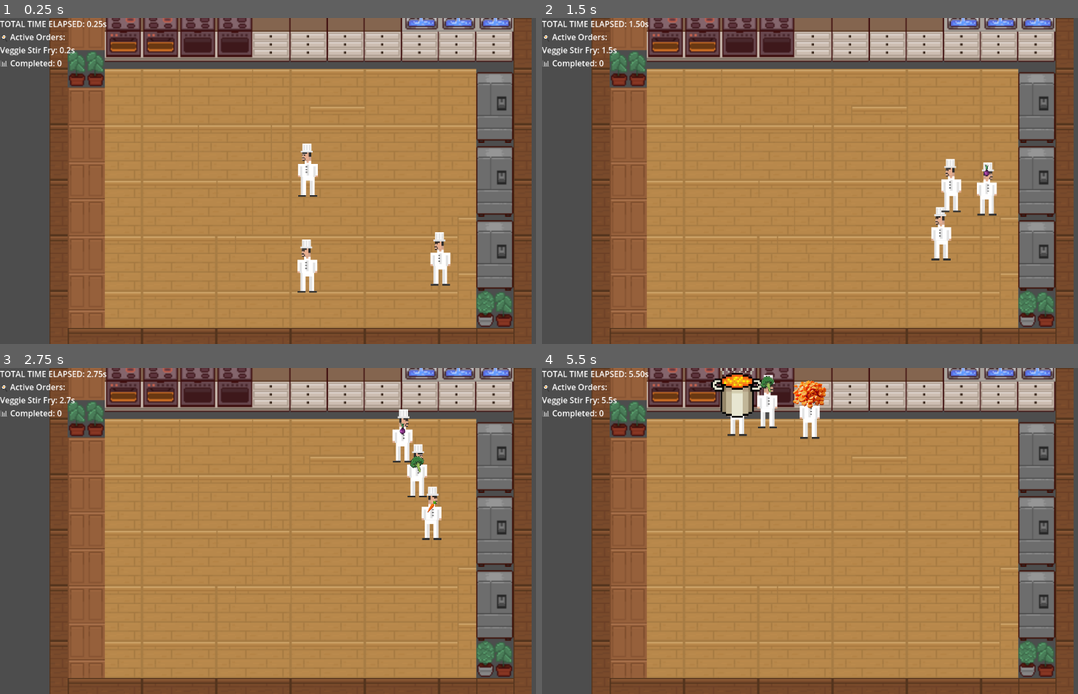
Above: before the commit, frames 1-4 (two rows, left to right).
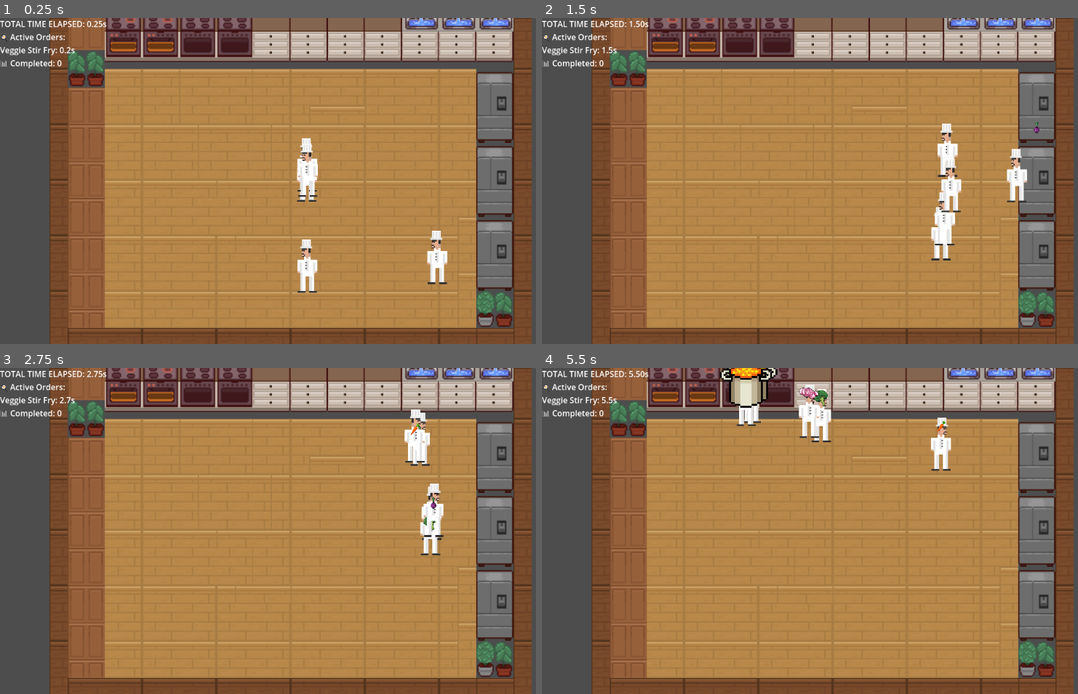
Above: after the commit, the same moments.

Repository: LazImane/OverCooked2D
Game: Godot game, scene res://scenes/game.tscn
The game is run twice, just before and just after one commit, with the same random seed, the same clock (stepped at 60 frames per second) and the same inputs.
Inputs:
- Up to frame 1 (0.25 s): no input
- Up to frame 2 (1.5 s): no input
- Up to frame 3 (2.75 s): no input
- Up to frame 4 (5.5 s): no input

The runs differ from the first frame. In frame 1, 0.6% of the frame differs, in the area x 55-85%, y 36-83%; in frame 2, 1.4%; in frame 3, 1.6%; in frame 4, 2.9%, in the area x 31-77%, y 0-32%.

Commit message:
im scared to push this to master???Better distribution of the bots and making them more multitâche

Diff:
--- a/scenes/game.tscn
+++ b/scenes/game.tscn
@@ -1626,27 +1626,88 @@
 [node name="IngredientsStation" type="Area2D" parent="." groups=["stations"]]
 position = Vector2(175, 8)
 script = ExtResource("7_ca42v")
+station_id = 1
 
 [node name="CollisionShape2D" type="CollisionShape2D" parent="IngredientsStation"]
-position = Vector2(1, -5)
+position = Vector2(1, -7)
+shape = SubResource("RectangleShape2D_eow3j")
+
+[node name="IngredientsStation2" type="Area2D" parent="." groups=["stations"]]
+position = Vector2(176, -46)
+script = ExtResource("7_ca42v")
+station_id = 2
+
+[node name="CollisionShape2D" type="CollisionShape2D" parent="IngredientsStation2"]
+position = Vector2(0, -70)
+shape = SubResource("RectangleShape2D_eow3j")
+
+[node name="IngredientsStation3" type="Area2D" parent="." groups=["stations"]]
+position = Vector2(177, 61)
+script = ExtResource("7_ca42v")
+station_id = 3
+
+[node name="CollisionShape2D" type="CollisionShape2D" parent="IngredientsStation3"]
+position = Vector2(3, 56)
 shape = SubResource("RectangleShape2D_eow3j")
 
 [node name="choppingStation" type="Area2D" parent="." groups=["stations"]]
 position = Vector2(76, -117)
 script = ExtResource("7_ca42v")
 station_type = "Chopping"
+station_id = 1
 
 [node name="CollisionShape2D" type="CollisionShape2D" parent="choppingStation"]
 position = Vector2(3, -3.75)
+shape = SubResource("RectangleShape2D_feb5d")
+
+[node name="choppingStation2" type="Area2D" parent="." groups=["stations"]]
+position = Vector2(76, -117)
+script = ExtResource("7_ca42v")
+station_type = "Chopping"
+station_id = 2
+
+[node name="CollisionShape2D" type="CollisionShape2D" parent="choppingStation2"]
+position = Vector2(-28, -4)
+shape = SubResource("RectangleShape2D_feb5d")
+
+[node name="choppingStation3" type="Area2D" parent="." groups=["stations"]]
+position = Vector2(76, -117)
+script = ExtResource("7_ca42v")
+station_type = "Chopping"
+station_id = 3
+
+[node name="CollisionShape2D" type="CollisionShape2D" parent="choppingStation3"]
+position = Vector2(-61, -4)
 shape = SubResource("RectangleShape2D_feb5d")
 
 [node name="CookingStation" type="Area2D" parent="." groups=["stations"]]
 position = Vector2(-116, -125)
 script = ExtResource("7_ca42v")
 station_type = "Cooking"
+station_id = 1
 
 [node name="CollisionShape2D" type="CollisionShape2D" parent="CookingStation"]
 position = Vector2(4, 7)
+shape = SubResource("RectangleShape2D_fc0e3")
+
+[node name="CookingStation2" type="Area2D" parent="." groups=["stations"]]
+position = Vector2(-116, -125)
+script = ExtResource("7_ca42v")
+station_type = "Cooking"
+station_id = 2
+
+[node name="CollisionShape2D" type="CollisionShape2D" parent="CookingStation2"]
+position = Vector2(37, 8)
+shape = SubResource("RectangleShape2D_fc0e3")
+
+[node name="CookingStation3" type="Area2D" parent="." groups=["stations"]]
+position = Vector2(-116, -125)
+script = ExtResource("7_ca42v")
+station_type = "Cooking"
+station_id = 3
+
+[node name="CollisionShape2D" type="CollisionShape2D" parent="CookingStation3"]
+position = Vector2(67, 7)
 shape = SubResource("RectangleShape2D_fc0e3")
 
 [node name="ServingStation" type="Area2D" parent="." groups=["stations"]]
@@ -1679,6 +1740,14 @@
 collision_layer = 4
 bot_id = 3
 
+[node name="Bot4" parent="." instance=ExtResource("10_vtaks")]
+collision_layer = 4
+bot_id = 4
+
+[node name="Bot5" parent="." instance=ExtResource("10_vtaks")]
+collision_layer = 4
+bot_id = 5
+
 [node name="CanvasLayer" type="CanvasLayer" parent="."]
 
 [node name="Label" type="Label" parent="CanvasLayer"]
--- a/scripts/Station.gd
+++ b/scripts/Station.gd
@@ -2,9 +2,10 @@
 
 @export var station_type: String = "Ingredient"
 signal station_processed(ingredient_name: String, new_status: String)
-
+var reserved_by: int = -1
 var current_item: String = ""
 @export var spawn_item_when_interacted: String = ""
+@export var station_id: int = -1
 
 # For serving station: track ingredients by recipe
 var served_ingredients: Dictionary = {}  # { recipe_id: [ingredient_nodes] }
@@ -144,6 +145,9 @@
 
 func has_ingredient() -> bool:
 	"""Check if station has any ingredients"""
+	if reserved_by != -1:
+		return true
+
 	if station_type == "Serving":
 		for recipe_ingredients in served_ingredients.values():
 			if recipe_ingredients.size() > 0:
--- a/scripts/bot.gd
+++ b/scripts/bot.gd
@@ -1,13 +1,12 @@
 extends CharacterBody2D
 # Multi-Agent Bot: Requests tasks from GameManager and processes ingredients
-
 enum Action {
 	IDLE,
 	MOVE,
 	TAKE_INGREDIENT,
 	PLACE_ITEM,
 	PROCESS_ITEM,
-	WAIT_FOR_STATION  # New state for waiting
+	WAIT_FOR_STATION
 }
 
 @export var bot_id: int = 1
@@ -15,15 +14,14 @@
 @export var accel := 800.0
 @export var stop_distance := 50.0
 @export var recipe_name: String = "demo_salad"
-@export var animPlayer:AnimationPlayer
+@export var animPlayer: AnimationPlayer
 
 # References
 var _gm: Node = null
-var stations: Dictionary = {}
 
 # Current task
 var current_ingredient: String = ""
-var current_recipe_id: String = ""   # recipe for THIS task
+var current_recipe_id: String = ""
 var flow_steps: Array = []
 var current_step: int = 0
 var carried_item: Node = null
@@ -34,12 +32,14 @@
 var target_position: Vector2 = Vector2.ZERO
 var target_station: Node = null
 var wait_timer: float = 0.0
-var max_wait_time: float = 2.0  # Maximum time to wait for station
+var max_wait_time: float = 2.0
 var retry_count: int = 0
 var max_retries: int = 3
 
 @onready var sprite = $Sprite2D
 
+
+# ==================== INITIALIZATION ====================
 func _ready() -> void:
 	playAnim(true)
 	_gm = get_tree().get_first_node_in_group("game_manager")
@@ -48,23 +48,22 @@
 		set_physics_process(false)
 		return
 
-	# NEW: Connect to the new orders signal
+	# Connect to new orders signal
 	if _gm.has_signal("new_orders_available"):
 		_gm.connect("new_orders_available", _on_new_orders_available)
 
-	_find_stations()
 	_request_next_task()
-
 	print("[BOT %d] Ready | Default recipe: %s" % [bot_id, recipe_name])
 
 
-# NEW: Add this callback function somewhere in bot.gd:
 func _on_new_orders_available() -> void:
-	# If bot is idle, wake up and request a new task
+	"""Callback when new orders are available"""
 	if current_action == Action.IDLE:
 		print("[BOT %d] New orders available! Requesting task..." % bot_id)
 		_request_next_task()
 
+
+# ==================== PHYSICS LOOP ====================
 func _physics_process(delta: float) -> void:
 	match current_action:
 		Action.IDLE:
@@ -92,8 +91,10 @@
 
 	move_and_slide()
 
+
 # ==================== TASK MANAGEMENT ====================
 func _request_next_task() -> void:
+	"""Request a new ingredient task from GameManager"""
 	if not _gm or not _gm.has_method("request_next_ingredient"):
 		print("[BOT %d] Cannot request task - GameManager missing method" % bot_id)
 		current_action = Action.IDLE
@@ -102,14 +103,14 @@
 	var result = _gm.request_next_ingredient(bot_id)
 	current_recipe_id = ""
 	current_ingredient = ""
-	retry_count = 0  # Reset retry count for new task
-
-	# New protocol: GameManager returns a Dictionary { recipe_id, ingredient_id }
+	retry_count = 0
+
+	# Parse result dictionary
 	if typeof(result) == TYPE_DICTIONARY:
 		current_recipe_id = str(result.get("recipe_id", ""))
 		current_ingredient = str(result.get("ingredient_id", ""))
 	else:
-		# Fallback: treat result as the ingredient id, use exported recipe_name
+		# Fallback: treat result as ingredient id
 		current_recipe_id = recipe_name
 		current_ingredient = str(result) if result != null else ""
 
@@ -120,7 +121,7 @@
 
 	current_step = 0
 
-	# Use per-task recipe if available, else fallback to exported recipe_name
+	# Get flow for this task
 	var flow_recipe_id := current_recipe_id if current_recipe_id != "" else recipe_name
 
 	if _gm.has_method("get_flow_for_item"):
@@ -135,29 +136,72 @@
 
 
 func _go_to_next_step() -> void:
+	"""Advance to the next workflow step"""
 	if current_step >= flow_steps.size():
-		# Task finished for this ingredient
+		# Task finished
 		if _gm and _gm.has_method("notify_served"):
 			_gm.notify_served(current_ingredient)
 		_request_next_task()
 		return
 
 	var station_type: String = flow_steps[current_step]
-	target_station = stations.get(station_type)
-
+
+	# NEW: Find best available station dynamically
+	target_station = _find_best_station(station_type)
 	if not target_station:
-		push_error("[BOT %d] Station not found: %s" % [bot_id, station_type])
+		push_error("[BOT %d] No station found: %s" % [bot_id, station_type])
 		current_action = Action.IDLE
 		return
 
 	target_position = target_station.global_position
 	current_action = Action.MOVE
 
-	print("[BOT %d] → Moving to %s" % [bot_id, station_type])
-
+	print("[BOT %d] → Moving to %s (station: %s)" % [bot_id, station_type, target_station.name])
+
+
+# ==================== SMART STATION SELECTION ====================
+func _find_best_station(station_type: String) -> Node:
+	"""Find the least busy station of the given type"""
+	if not _gm or not _gm.stations_by_type.has(station_type):
+		push_error("[BOT %d] Cannot find stations of type: %s" % [bot_id, station_type])
+		return null
+
+	var available_stations: Array = _gm.stations_by_type[station_type]
+
+	if available_stations.is_empty():
+		return null
+
+	if available_stations.size() == 1:
+		return available_stations[0]
+
+	# Strategy 1: Find first FREE station (not occupied)
+	for station in available_stations:
+		if station.has_method("has_ingredient") and not station.has_ingredient():
+			print("IS THE STATION TAKEN???",station.get("reserved_by"))
+			if station.get("reserved_by")== -1:
+				print("[BOT %d] Reserving free station: %s" % [bot_id, station.station_id])
+				station.reserved_by = bot_id  # Réserve-la !
+				return station
+
+
+	# Strategy 2: All busy - pick random to distribute load
+	var random_station = available_stations[randi() % available_stations.size()]
+	print("[BOT %d] All busy, picking random: %s" % [bot_id, random_station.name])
+	return random_station
+
+func _release_station_reservation() -> void:
+	"""Release reservation on current target station"""
+	if target_station and "reserved_by" in target_station:
+		if target_station.reserved_by == bot_id:
+			target_station.reserved_by = -1
+			print("[BOT %d] Released reservation on %s" % [bot_id, target_station.name])
 # ==================== STATION INTERACTIONS ====================
 func _on_arrived_at_station() -> void:
+	"""Handle arrival at target station"""
+
 	var station_type: String = flow_steps[current_step]
+	#liberer la station:
+	_release_station_reservation()
 
 	match station_type:
 		"Ingredient":
@@ -170,22 +214,21 @@
 				current_action = Action.TAKE_INGREDIENT
 
 		"Serving":
-			# If we have something, we place it; Serving station visuals handle the rest
 			if carried_item != null:
 				current_action = Action.PLACE_ITEM
 			else:
 				current_action = Action.PROCESS_ITEM
 
-# Replace ONLY the _take_from_station() function in your original bot.gd:
 
 func _take_from_station() -> void:
+	"""Take an item from the current station"""
 	if not target_station:
 		_go_to_next_step()
 		return
 
 	var station_type: String = flow_steps[current_step]
 
-	# Ingredient station: spawn from GameManager and immediately take it
+	# === INGREDIENT STATION: Spawn and take ===
 	if station_type == "Ingredient":
 		# Check if station is occupied
 		if target_station.has_method("has_ingredient") and target_station.has_ingredient():
@@ -204,10 +247,10 @@
 					if target_station.place_item(item_node):
 						print("[BOT %d] Ingredient spawned and placed on station" % bot_id)
 
-						# Now take it immediately (small delay for visuals)
+						# Small delay for visuals
 						await get_tree().create_timer(0.1).timeout
 
-						# CRITICAL FIX: Check if item still exists before taking
+						# Check if item still exists
 						if not target_station.has_ingredient():
 							print("[BOT %d] Item disappeared, waiting for next chance..." % bot_id)
 							wait_timer = 0.0
@@ -244,7 +287,7 @@
 			_handle_station_failure()
 		return
 
-	# Chopping / Cooking: take processed item
+	# === CHOPPING / COOKING: Take processed item ===
 	if target_station.has_method("has_ingredient") and not target_station.has_ingredient():
 		print("[BOT %d] No item ready at station, waiting..." % bot_id)
 		wait_timer = 0.0
@@ -263,6 +306,7 @@
 		print("[BOT %d] Failed to take from %s, retrying..." % [bot_id, station_type])
 		_handle_station_failure()
 
+
 func _wait_for_station(delta: float) -> void:
 	"""Wait for a station to become available"""
 	_stop(delta)
@@ -272,15 +316,14 @@
 		retry_count += 1
 		if retry_count >= max_retries:
 			push_error("[BOT %d] Station timeout after %d retries, skipping task" % [bot_id, max_retries])
-			# Skip this task and get a new one
 			_request_next_task()
 		else:
 			print("[BOT %d] Retry %d/%d - attempting station again" % [bot_id, retry_count, max_retries])
 			wait_timer = 0.0
 			current_action = Action.TAKE_INGREDIENT
 	else:
-		# Periodically retry
-		if fmod(wait_timer, 0.5) < delta:  # Check every 0.5 seconds
+		# Periodically retry (every 0.5 seconds)
+		if fmod(wait_timer, 0.5) < delta:
 			var station_type: String = flow_steps[current_step]
 			if station_type == "Ingredient":
 				if not target_station.has_ingredient():
@@ -305,6 +348,7 @@
 
 
 func _place_on_station() -> void:
+	"""Place carried item on the current station"""
 	if not carried_item or not target_station:
 		_go_to_next_step()
 		return
@@ -318,36 +362,36 @@
 			current_action = Action.WAIT_FOR_STATION
 			return
 
-	# Pass recipe_id to serving station
+	# Place item
 	var success := false
 
 	if station_type == "Serving" and target_station.has_method("place_item"):
-		# Call place_item with recipe_id parameter for serving stations
+		# Serving stations need recipe_id parameter
 		success = target_station.place_item(carried_item, current_recipe_id)
 	else:
-		# Other stations use the normal helper function
+		# Other stations use normal helper
 		success = _place_item_node_on(target_station, carried_item)
 
 	if success:
 		print("[BOT %d] Placed on %s (recipe: %s)" % [bot_id, station_type, current_recipe_id])
 		carried_item = null
 		carried_item_type = ""
-		retry_count = 0  # Reset retry count on success
-
+		retry_count = 0
 		current_action = Action.PROCESS_ITEM
 	else:
 		push_error("[BOT %d] Failed to place item" % bot_id)
 		_handle_station_failure()
 
+
 func _process_at_station() -> void:
+	"""Process item at the current station"""
 	if not target_station:
 		_go_to_next_step()
 		return
 
 	var station_type: String = flow_steps[current_step]
 
-	# Serving station: item already placed in _place_on_station()
-	# Station visuals (Station.gd) handle accumulating ingredients and final dish.
+	# Serving station: item already placed
 	if station_type == "Serving":
 		if _gm and _gm.has_method("notify_served"):
 			_gm.notify_served(current_ingredient)
@@ -359,7 +403,7 @@
 		_go_to_next_step()
 		return
 
-	# Other stations (Chopping, Cooking): process then take
+	# Other stations: process then take
 	_call_interact(target_station)
 
 	var item_node = _take_item_node_from(target_station)
@@ -367,15 +411,17 @@
 		carried_item = item_node
 		_pickup_item_visual(item_node)
 		print("[BOT %d] Processed at %s" % [bot_id, station_type])
-		retry_count = 0  # Reset retry count on success
+		retry_count = 0
 		current_step += 1
 		_go_to_next_step()
 	else:
 		push_error("[BOT %d] Failed to take processed item" % bot_id)
 		_handle_station_failure()
 
+
 # ==================== MOVEMENT ====================
 func _move_toward_target(delta: float) -> void:
+	"""Move bot towards target position"""
 	var direction = (target_position - global_position).normalized()
 	var distance = global_position.distance_to(target_position)
 
@@ -384,42 +430,49 @@
 	else:
 		velocity = velocity.move_toward(Vector2.ZERO, accel * delta)
 
+
 func _stop(delta: float) -> void:
+	"""Gradually stop the bot"""
 	velocity = velocity.move_toward(Vector2.ZERO, accel * delta)
 
+
 func _at_target() -> bool:
+	"""Check if bot has reached target position"""
 	return global_position.distance_to(target_position) <= stop_distance
 
-# ==================== STATION HELPERS ====================
-func _find_stations() -> void:
-	stations.clear()
-	for station in get_tree().get_nodes_in_group("stations"):
-		if "station_type" in station:
-			stations[station.station_type] = station
-	print("[BOT %d] Found stations: %s" % [bot_id, stations.keys()])
-
-func playAnim(b:bool):
+
+# ==================== HELPERS ====================
+func playAnim(b: bool):
+	"""Play or stop hop animation"""
 	if b:
 		animPlayer.play("hop")
 	else:
 		animPlayer.stop()
 
+
 func _call_interact(station: Node) -> void:
+	"""Call interact method on station"""
 	if station and station.has_method("interact"):
 		station.interact()
 
+
 func _take_item_node_from(station: Node) -> Node:
+	"""Take item from station"""
 	if station and station.has_method("take_item"):
 		var result = station.take_item()
 		return result if result is Node else null
 	return null
 
+
 func _place_item_node_on(station: Node, item: Node) -> bool:
+	"""Place item on station"""
 	if station and station.has_method("place_item"):
 		return bool(station.place_item(item))
 	return false
 
+
 func _pickup_item_visual(item: Node) -> void:
+	"""Visual handling for picking up an item"""
 	if item and item.has_method("pick_up"):
 		item.pick_up(self, Vector2(0, -16))
 	elif item:
